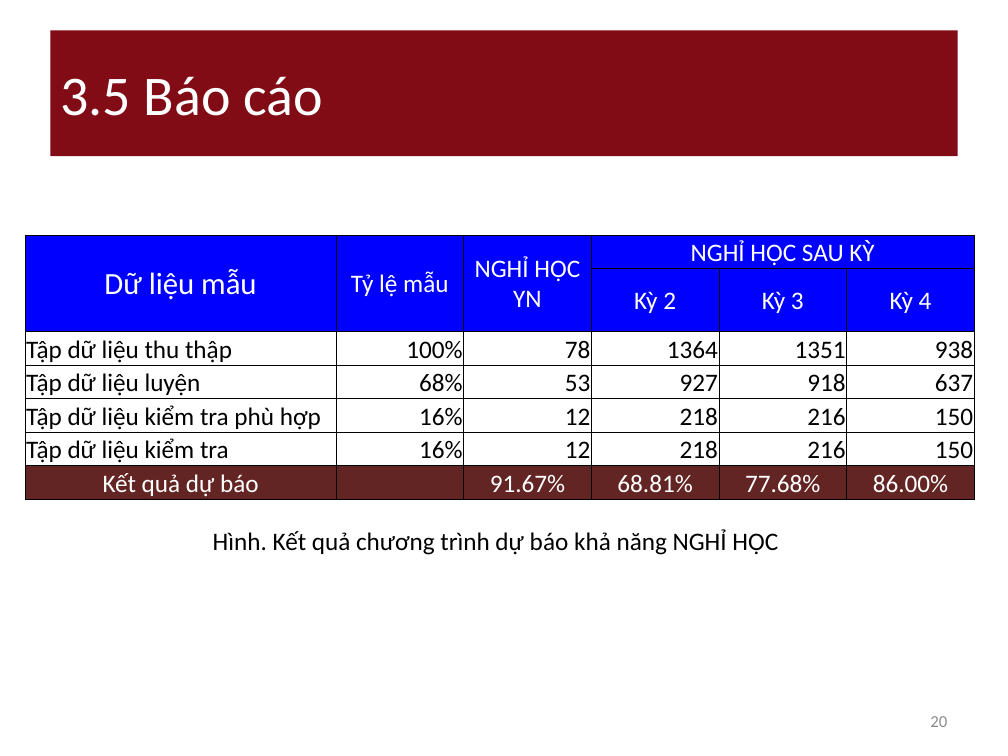
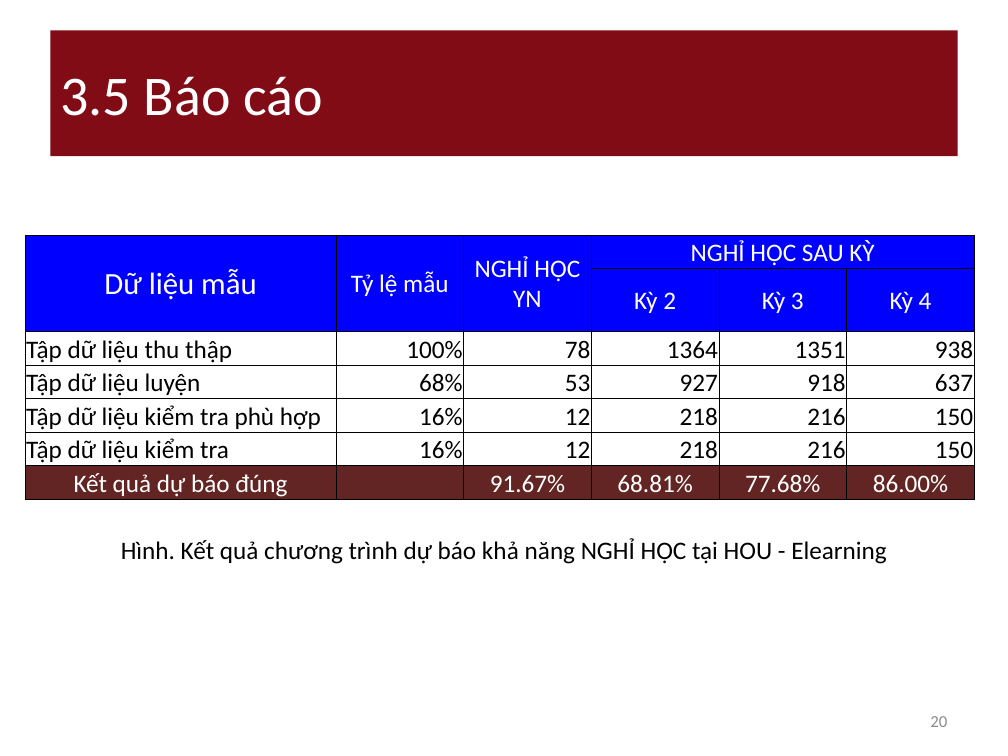
Before and after one commit to nguyendanhtu/drop-out, a slide deck: slide 20 of 01. Document/DropOut_Project_Report v_04.12.2011.pptx. Drawn at 1008x756 pixels with LibreOffice and Linux fonts; fonts in the diff are those of the drawing. Boxes give left, top, right and bottom in pixels: in the first picture for what was removed or moved away, otherwise in the second. Text is boxed around its words. In the diff, an @@ line names an element or a change of style, - is before the commit and + after.

```diff
--- a/01. Document/DropOut_Project_Report v_04.12.2011.pptx
+++ b/01. Document/DropOut_Project_Report v_04.12.2011.pptx
@@ table at bbox=[25, 235, 976, 501] @@
-row 7, column 1: Kết quả dự báo
+row 7, column 1: Kết quả dự báo đúng
@@ text at bbox=[121, 538, 886, 564]: text changed @@
-Hình. Kết quả chương trình dự báo khả năng NGHỈ HỌC
+Hình. Kết quả chương trình dự báo khả năng NGHỈ HỌC tại HOU - Elearning
```
Also in this commit, not shown: 3 other slides changed, 1 other file.
